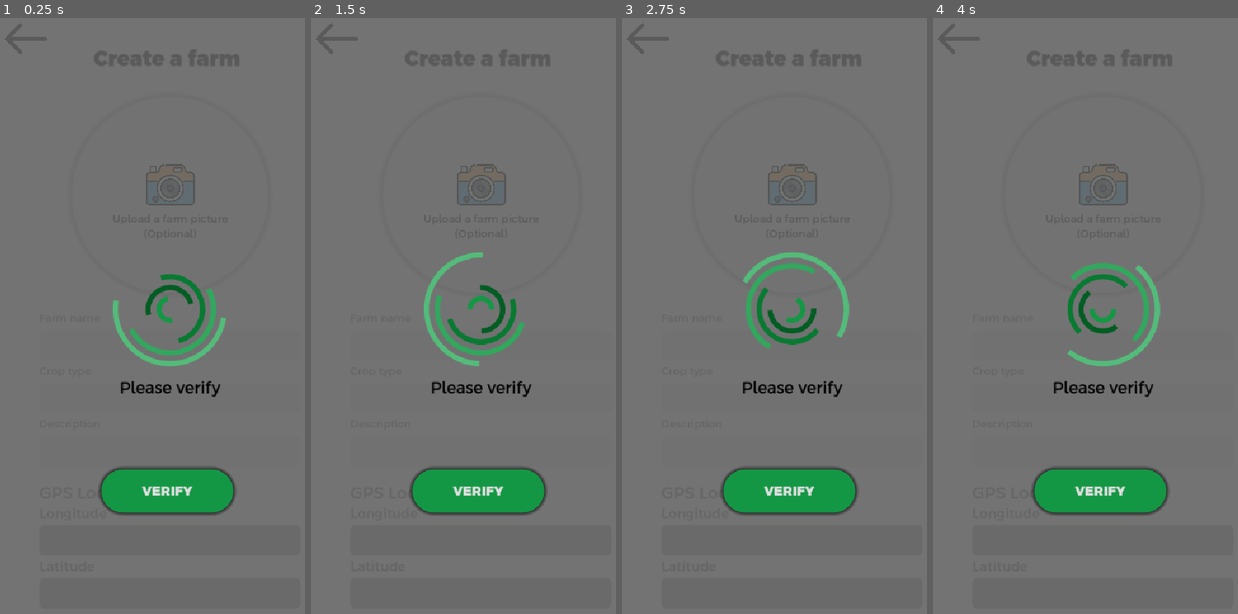
Above: before the commit, frames 1-4 (left to right).
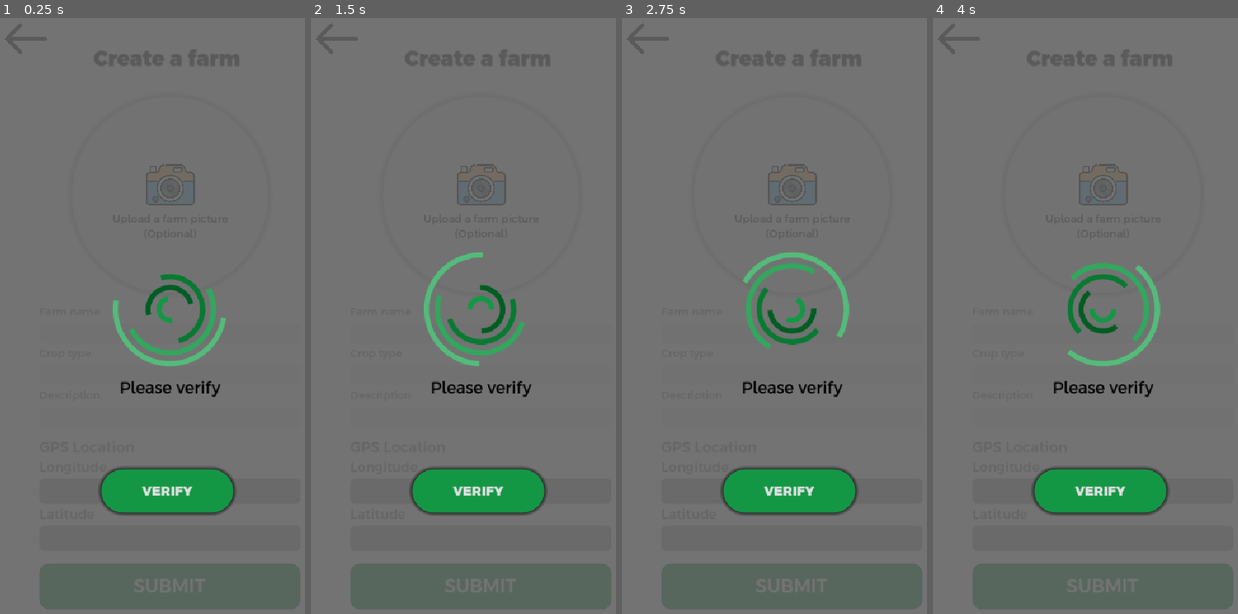
Above: after the commit, the same moments.

Repository: decentragri/decentragri-farmer-app
Game: Godot game, scene res://Scenes/main_menu.tscn
The game is run twice, just before and just after one commit, with the same random seed, the same clock (stepped at 60 frames per second) and the same inputs. This scene is started directly instead of the project's main scene.
Inputs (mouse positions are in pixels of both pictures, inside the frame that each line leads up to):
- Up to frame 1 (0.25 s): no input
- Up to frame 2 (1.5 s): click (481, 345) at 0.52 s; type "Alex" at 0.6 s; click (481, 584) at 1.25 s, where only the run after the commit has a clickable "SUBMIT"
- Up to frame 3 (2.75 s): click "DECENTRAGRI" at 2 s
- Up to frame 4 (4 s): click (1213, 59) at 2.75 s; click (outside the picture) at 3.5 s

The runs differ from the first frame. In frame 1, 1.8% of the frame differs, in the area x 13-99%, y 91-95%; in frame 2, 1.8%; in frame 3, 1.8%; in frame 4, 1.8%.

Commit message:
Add submit button functionality and update farm image handling

Diff:
--- a/Popups/create_farm_modal.gd
+++ b/Popups/create_farm_modal.gd
@@ -3,7 +3,7 @@
 signal on_error_encountered(text: String)
 
 var line_edits: Array[LineEdit] = [%FarmName, %CropType, %Description]
-
+var farm_image: String
 
 func _ready() -> void:
 	connect_signals()
@@ -29,6 +29,7 @@
 
 	var uploaded_pic: Texture2D = ImageTexture.create_from_image(image)
 	%FarmPicture.texture = uploaded_pic
+	farm_image = str(buffer)
 
 
 func _image_request_failed(message: String) -> void:
@@ -80,3 +81,18 @@
 
 func get_gps_coordinates() -> void:
 	GpsLocator.start_gps()
+
+
+func _on_submit_button_pressed() -> void:
+
+
+
+
+	var farm_data: Dictionary[String, Variant] = {
+		"farmName": %FarmName,
+		"cropType": %CropType,
+		"description": %Description,
+		"image": "tae"
+
+
+	}
--- a/Popups/create_farm_modal.tscn
+++ b/Popups/create_farm_modal.tscn
@@ -7,6 +7,7 @@
 [ext_resource type="Texture2D" uid="uid://boo5l23scoya1" path="res://Assets/Icons/back_icon.png" id="4_ok0bp"]
 [ext_resource type="FontFile" uid="uid://d1hefddkwf7sl" path="res://Assets/Fonts/argentum-sans.vf-regular.ttf" id="4_rn04y"]
 [ext_resource type="FontFile" uid="uid://dtg8qxe14m8ef" path="res://Assets/Fonts/argentum-sans.medium.ttf" id="6_ok0bp"]
+[ext_resource type="StyleBox" uid="uid://dr025og5g28m0" path="res://Assets/StyleRes/auth_screen.tres" id="7_6gi3p"]
 [ext_resource type="FontFile" uid="uid://caw5hde3doeyx" path="res://Assets/Fonts/argentum-sans.semibold.ttf" id="8_poavc"]
 [ext_resource type="Texture2D" uid="uid://cjjf0jb8l8kwu" path="res://Assets/Icons/gallery_icon.png" id="9_6gi3p"]
 
@@ -37,38 +38,26 @@
 shader_parameter/width = 400.0
 shader_parameter/height = 400.0
 
-[sub_resource type="StyleBoxFlat" id="StyleBoxFlat_n2r1i"]
+[sub_resource type="StyleBoxFlat" id="StyleBoxFlat_6gi3p"]
 bg_color = Color(0.913725, 0.913725, 0.913725, 1)
 border_width_left = 2
 border_width_top = 2
 border_width_right = 2
 border_width_bottom = 2
 border_color = Color(0.0784314, 0.592157, 0.270588, 1)
-corner_radius_top_left = 8
-corner_radius_top_right = 8
-corner_radius_bottom_right = 8
-corner_radius_bottom_left = 8
-
-[sub_resource type="StyleBoxFlat" id="StyleBoxFlat_ok0bp"]
+corner_radius_top_left = 5
+corner_radius_top_right = 5
+corner_radius_bottom_right = 5
+corner_radius_bottom_left = 5
+
+[sub_resource type="StyleBoxFlat" id="StyleBoxFlat_2bk0l"]
 content_margin_left = 10.0
 bg_color = Color(0.913725, 0.913725, 0.913725, 1)
 border_color = Color(0.0784314, 0.592157, 0.270588, 1)
-corner_radius_top_left = 8
-corner_radius_top_right = 8
-corner_radius_bottom_right = 8
-corner_radius_bottom_left = 8
-
-[sub_resource type="StyleBoxFlat" id="StyleBoxFlat_rn04y"]
-bg_color = Color(0.913725, 0.913725, 0.913725, 1)
-border_width_left = 2
-border_width_top = 2
-border_width_right = 2
-border_width_bottom = 2
-border_color = Color(0.0784314, 0.592157, 0.270588, 1)
-corner_radius_top_left = 8
-corner_radius_top_right = 8
-corner_radius_bottom_right = 8
-corner_radius_bottom_left = 8
+corner_radius_top_left = 5
+corner_radius_top_right = 5
+corner_radius_bottom_right = 5
+corner_radius_bottom_left = 5
 
 [sub_resource type="StyleBoxFlat" id="StyleBoxFlat_poavc"]
 content_margin_left = 10.0
@@ -79,14 +68,12 @@
 corner_radius_bottom_right = 8
 corner_radius_bottom_left = 8
 
-[sub_resource type="StyleBoxFlat" id="StyleBoxFlat_6gi3p"]
-content_margin_left = 10.0
-bg_color = Color(0.913725, 0.913725, 0.913725, 1)
-border_color = Color(0.0784314, 0.592157, 0.270588, 1)
-corner_radius_top_left = 8
-corner_radius_top_right = 8
-corner_radius_bottom_right = 8
-corner_radius_bottom_left = 8
+[sub_resource type="StyleBoxFlat" id="StyleBoxFlat_owong"]
+bg_color = Color(1, 1, 1, 0.729412)
+corner_radius_top_left = 15
+corner_radius_top_right = 15
+corner_radius_bottom_right = 15
+corner_radius_bottom_left = 15
 
 [sub_resource type="StyleBoxFlat" id="StyleBoxFlat_idi3j"]
 bg_color = Color(1, 1, 1, 1)
@@ -235,7 +222,7 @@
 vertical_alignment = 1
 
 [node name="VBoxContainer" type="VBoxContainer" parent="Panel/VBoxContainer/Panel/VBoxContainer"]
-custom_minimum_size = Vector2(0, 20)
+custom_minimum_size = Vector2(0, 10)
 layout_mode = 2
 
 [node name="VBoxContainer2" type="VBoxContainer" parent="Panel/VBoxContainer/Panel/VBoxContainer"]
@@ -251,13 +238,13 @@
 
 [node name="FarmName" type="LineEdit" parent="Panel/VBoxContainer/Panel/VBoxContainer/VBoxContainer2"]
 unique_name_in_owner = true
-custom_minimum_size = Vector2(0, 47)
+custom_minimum_size = Vector2(0, 30)
 layout_mode = 2
 theme_override_colors/caret_color = Color(0, 0, 0, 1)
 theme_override_colors/font_placeholder_color = Color(0, 0, 0, 1)
 theme_override_colors/font_color = Color(0, 0, 0, 1)
-theme_override_styles/focus = SubResource("StyleBoxFlat_n2r1i")
-theme_override_styles/normal = SubResource("StyleBoxFlat_ok0bp")
+theme_override_styles/focus = SubResource("StyleBoxFlat_6gi3p")
+theme_override_styles/normal = SubResource("StyleBoxFlat_2bk0l")
 
 [node name="Label2" type="Label" parent="Panel/VBoxContainer/Panel/VBoxContainer/VBoxContainer2"]
 custom_minimum_size = Vector2(0, 24)
@@ -268,13 +255,13 @@
 
 [node name="CropType" type="LineEdit" parent="Panel/VBoxContainer/Panel/VBoxContainer/VBoxContainer2"]
 unique_name_in_owner = true
-custom_minimum_size = Vector2(0, 47)
+custom_minimum_size = Vector2(0, 30)
 layout_mode = 2
 theme_override_colors/caret_color = Color(0, 0, 0, 1)
 theme_override_colors/font_placeholder_color = Color(0, 0, 0, 1)
 theme_override_colors/font_color = Color(0, 0, 0, 1)
-theme_override_styles/focus = SubResource("StyleBoxFlat_n2r1i")
-theme_override_styles/normal = SubResource("StyleBoxFlat_ok0bp")
+theme_override_styles/focus = SubResource("StyleBoxFlat_6gi3p")
+theme_override_styles/normal = SubResource("StyleBoxFlat_2bk0l")
 
 [node name="Label3" type="Label" parent="Panel/VBoxContainer/Panel/VBoxContainer/VBoxContainer2"]
 custom_minimum_size = Vector2(0, 24)
@@ -285,20 +272,20 @@
 
 [node name="Description" type="LineEdit" parent="Panel/VBoxContainer/Panel/VBoxContainer/VBoxContainer2"]
 unique_name_in_owner = true
-custom_minimum_size = Vector2(0, 47)
+custom_minimum_size = Vector2(0, 30)
 layout_mode = 2
 theme_override_colors/caret_color = Color(0, 0, 0, 1)
 theme_override_colors/font_placeholder_color = Color(0, 0, 0, 1)
 theme_override_colors/font_color = Color(0, 0, 0, 1)
-theme_override_styles/focus = SubResource("StyleBoxFlat_n2r1i")
-theme_override_styles/normal = SubResource("StyleBoxFlat_ok0bp")
+theme_override_styles/focus = SubResource("StyleBoxFlat_6gi3p")
+theme_override_styles/normal = SubResource("StyleBoxFlat_2bk0l")
 
 [node name="Label4" type="Label" parent="Panel/VBoxContainer/Panel/VBoxContainer/VBoxContainer2"]
-custom_minimum_size = Vector2(0, 50)
+custom_minimum_size = Vector2(0, 40)
 layout_mode = 2
 theme_override_colors/font_color = Color(0.548963, 0.548963, 0.548962, 1)
 theme_override_fonts/font = ExtResource("6_ok0bp")
-theme_override_font_sizes/font_size = 25
+theme_override_font_sizes/font_size = 22
 text = "GPS Location"
 vertical_alignment = 2
 
@@ -312,7 +299,7 @@
 
 [node name="LongtitudeLine" type="LineEdit" parent="Panel/VBoxContainer/Panel/VBoxContainer/VBoxContainer2" groups=["MeterValuesLine"]]
 unique_name_in_owner = true
-custom_minimum_size = Vector2(300, 47)
+custom_minimum_size = Vector2(300, 30)
 layout_mode = 2
 theme_override_colors/clear_button_color_pressed = Color(0.133333, 0.133333, 0.133333, 1)
 theme_override_colors/caret_color = Color(0, 0, 0, 1)
@@ -320,9 +307,9 @@
 theme_override_colors/font_uneditable_color = Color(0.396889, 0.396889, 0.396889, 1)
 theme_override_colors/font_color = Color(0, 0, 0, 1)
 theme_override_font_sizes/font_size = 28
-theme_override_styles/focus = SubResource("StyleBoxFlat_rn04y")
+theme_override_styles/focus = SubResource("StyleBoxFlat_6gi3p")
 theme_override_styles/read_only = SubResource("StyleBoxFlat_poavc")
-theme_override_styles/normal = SubResource("StyleBoxFlat_6gi3p")
+theme_override_styles/normal = SubResource("StyleBoxFlat_2bk0l")
 editable = false
 
 [node name="Label5" type="Label" parent="Panel/VBoxContainer/Panel/VBoxContainer/VBoxContainer2"]
@@ -335,7 +322,7 @@
 
 [node name="LatitudeLine" type="LineEdit" parent="Panel/VBoxContainer/Panel/VBoxContainer/VBoxContainer2" groups=["MeterValuesLine"]]
 unique_name_in_owner = true
-custom_minimum_size = Vector2(300, 47)
+custom_minimum_size = Vector2(300, 30)
 layout_mode = 2
 theme_override_colors/clear_button_color_pressed = Color(0.133333, 0.133333, 0.133333, 1)
 theme_override_colors/caret_color = Color(0, 0, 0, 1)
@@ -343,10 +330,28 @@
 theme_override_colors/font_uneditable_color = Color(0.396889, 0.396889, 0.396889, 1)
 theme_override_colors/font_color = Color(0, 0, 0, 1)
 theme_override_font_sizes/font_size = 28
-theme_override_styles/focus = SubResource("StyleBoxFlat_rn04y")
+theme_override_styles/focus = SubResource("StyleBoxFlat_6gi3p")
 theme_override_styles/read_only = SubResource("StyleBoxFlat_poavc")
-theme_override_styles/normal = SubResource("StyleBoxFlat_6gi3p")
+theme_override_styles/normal = SubResource("StyleBoxFlat_2bk0l")
 editable = false
+
+[node name="VBoxContainer3" type="VBoxContainer" parent="Panel/VBoxContainer/Panel/VBoxContainer/VBoxContainer2"]
+custom_minimum_size = Vector2(0, 10)
+layout_mode = 2
+
+[node name="SubmitButton" type="Button" parent="Panel/VBoxContainer/Panel/VBoxContainer/VBoxContainer2"]
+unique_name_in_owner = true
+custom_minimum_size = Vector2(0, 70)
+layout_mode = 2
+theme_override_colors/font_color = Color(1, 1, 1, 1)
+theme_override_fonts/font = ExtResource("6_ok0bp")
+theme_override_font_sizes/font_size = 28
+theme_override_styles/focus = ExtResource("7_6gi3p")
+theme_override_styles/disabled = SubResource("StyleBoxFlat_owong")
+theme_override_styles/hover = ExtResource("7_6gi3p")
+theme_override_styles/pressed = ExtResource("7_6gi3p")
+theme_override_styles/normal = ExtResource("7_6gi3p")
+text = "SUBMIT"
 
 [node name="BackButton" type="TextureButton" parent="Panel"]
 unique_name_in_owner = true
@@ -538,6 +543,7 @@
 
 [connection signal="visibility_changed" from="." to="." method="_on_visibility_changed"]
 [connection signal="pressed" from="Panel/VBoxContainer/Panel/VBoxContainer/HBoxContainer/Panel/UploadPictureButton" to="." method="_on_upload_picture_button_pressed"]
+[connection signal="pressed" from="Panel/VBoxContainer/Panel/VBoxContainer/VBoxContainer2/SubmitButton" to="." method="_on_submit_button_pressed"]
 [connection signal="pressed" from="Panel/BackButton" to="." method="_on_back_button_pressed"]
 [connection signal="pressed" from="ChoosePhotoModal/Panel/VBoxContainer/Panel/OptionsContainer/VBoxContainer/Panel2/ImageCaptureButton" to="." method="_on_image_capture_button_pressed"]
 [connection signal="pressed" from="ChoosePhotoModal/Panel/VBoxContainer/Panel/OptionsContainer/VBoxContainer/Panel3/ChooseImageButton" to="." method="_on_choose_image_button_pressed"]
